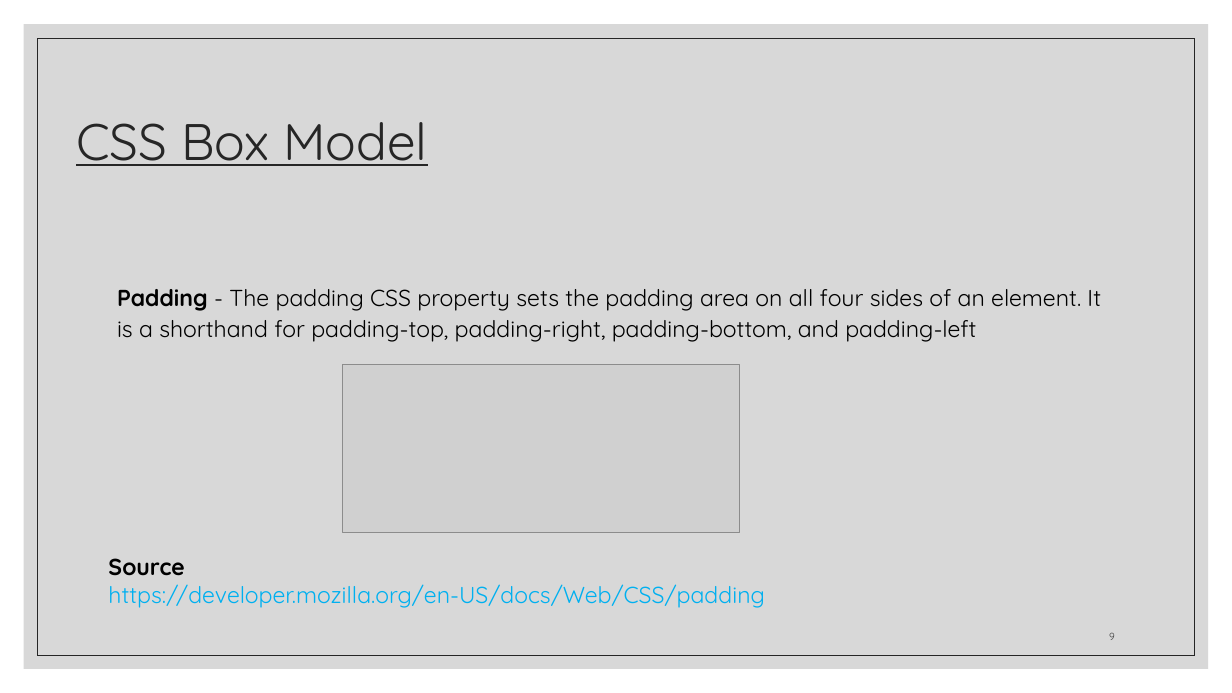
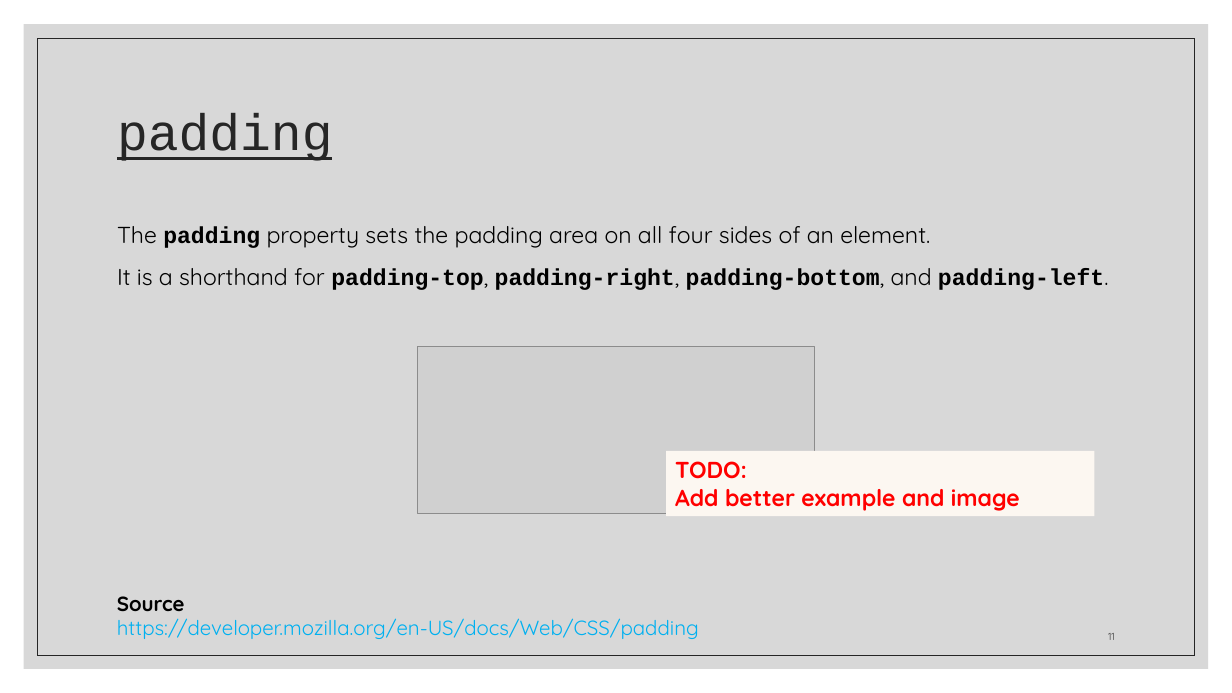
Before and after one commit to zackstotts/base-node-curriculum, a slide deck: slide 11 of unit_00/html_review/03 CSS.pptx (slide 9 before the commit). Drawn at 1232x693 pixels with LibreOffice and Linux fonts; fonts in the diff are those of the drawing; grey boxes stand for pictures. Boxes give left, top, right and bottom in pixels: in the first picture for what was removed or moved away, otherwise in the second. Text is boxed around its words. In the diff, an @@ line names an element or a change of style, - is before the commit and + after.

```diff
--- a/unit_00/html_review/03 CSS.pptx
+++ b/unit_00/html_review/03 CSS.pptx
@@ title at (117, 113, 333, 161): text changed; font Quicksand to Courier New @@
-CSS Box Model
+padding
@@ text at (117, 226, 1109, 290): text changed @@
-Padding - The padding CSS property sets the padding area on all four sides of an element. It is a shorthand for padding-top, padding-right, padding-bottom, and padding-left
+The padding property sets the padding area on all four sides of an element.
+It is a shorthand for padding-top, padding-right, padding-bottom, and padding-left.
@@ picture: place and size @@
-picture at (343, 365, 740, 532)
+picture at (418, 347, 815, 514)
@@ rectangle added at (666, 451, 1095, 517), fill #FCF7F1, 18 pt, text #FF0000, bold @@
+TODO:
+Add better example and image
@@ text "Source": place and size @@
-text "Source" at (108, 558, 764, 608)
+text "Source" at (117, 596, 699, 639)
@@ text "Source" at (117, 596, 699, 639): size 18 to 16 pt @@
@@ page number at (1108, 633, 1115, 640): text changed @@
-9
+11
```
Also in this commit, not shown: 28 other slides changed, 9 slides added, 2 slides removed.
